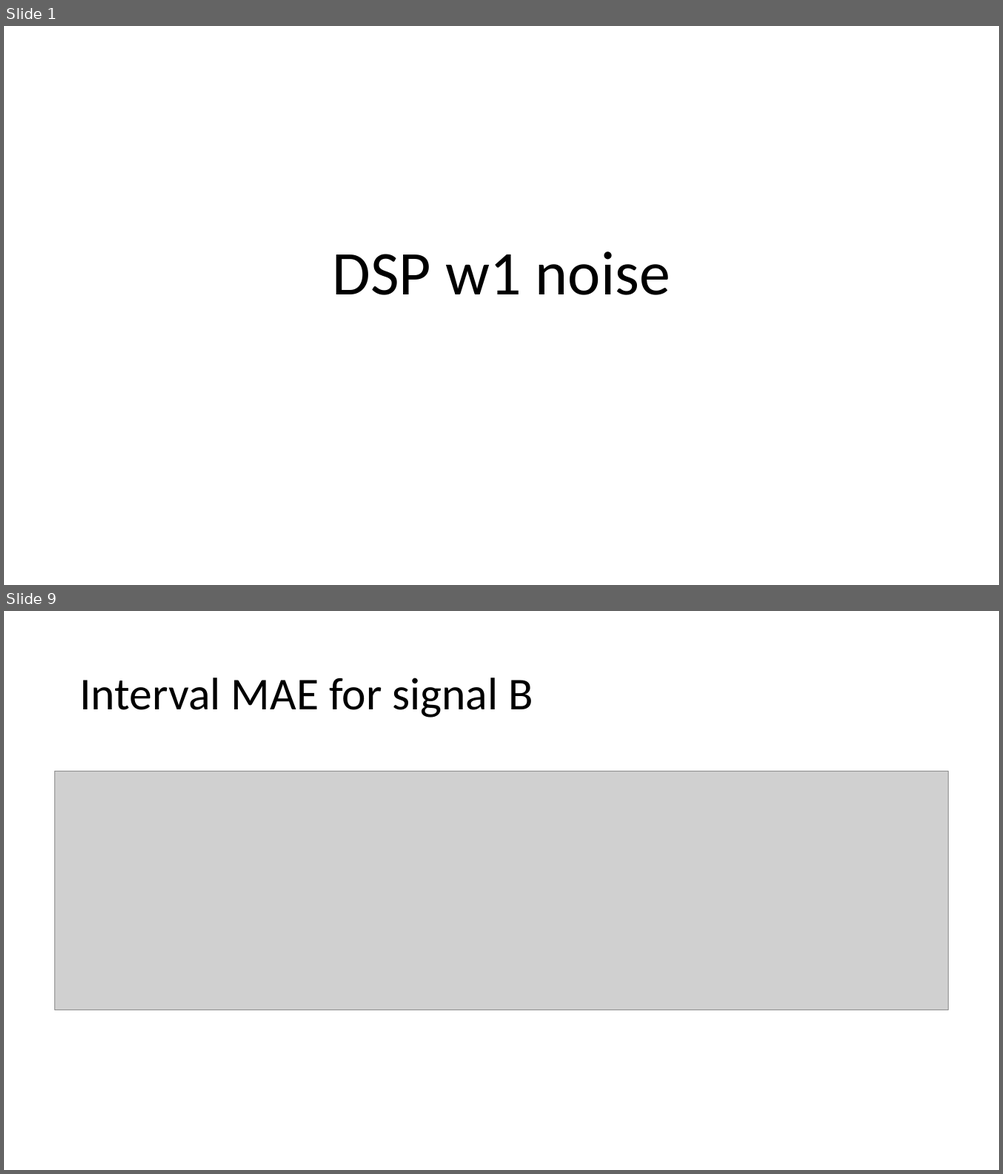
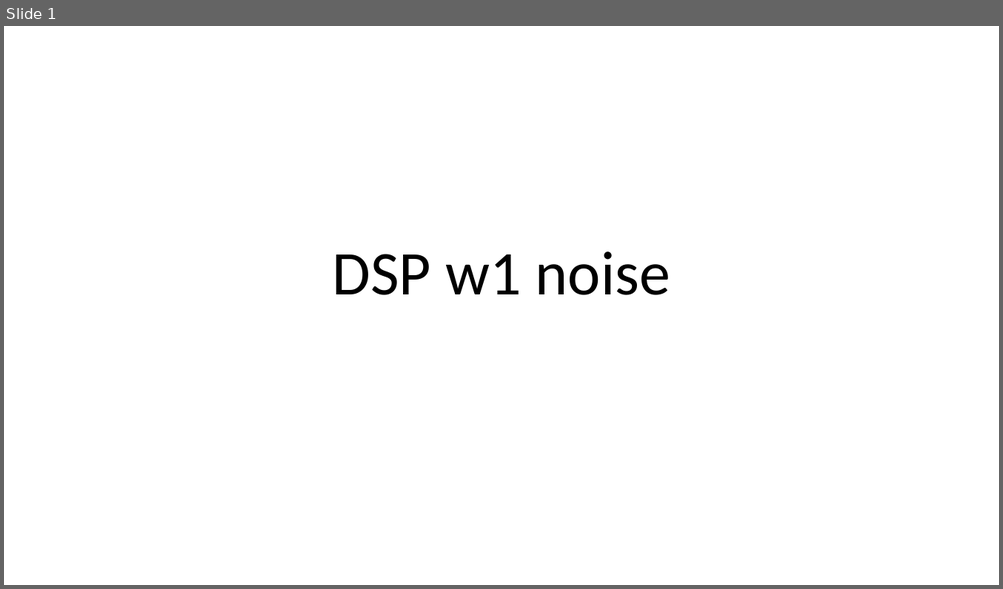
Before and after one commit to a98982323/DSP, a slide deck: Present/Presentation1_noise.pptx. Shown one above the other, each under a label of ours: slides 1 and 9 before the commit, slide 1 after it; the slides between them are not shown. The pictures are 1003x1174 and 1003x589 pixels, drawn with LibreOffice and Linux fonts; fonts in the diff are those of the drawing; grey boxes stand for pictures. Boxes give left, top, right and bottom in pixels: in the first picture for what was removed or moved away, otherwise in the second. Text is boxed around its words. In the diff, an @@ line names an element or a change of style, - is before the commit and + after.

```diff
--- a/Present/Presentation1_noise.pptx
+++ b/Present/Presentation1_noise.pptx
@@ slide 9 removed at (x1=4, y1=611, x2=999, y2=1170), background #FFFFFF @@
@@ title removed at (x1=79, y1=678, x2=532, y2=718) @@
-Interval MAE for signal B
@@ picture removed at (x1=55, y1=772, x2=948, y2=1010) @@
```
Also in this commit, not shown: 1 slide changed, 10 slides added, 15 other slides removed, 11 other files.
